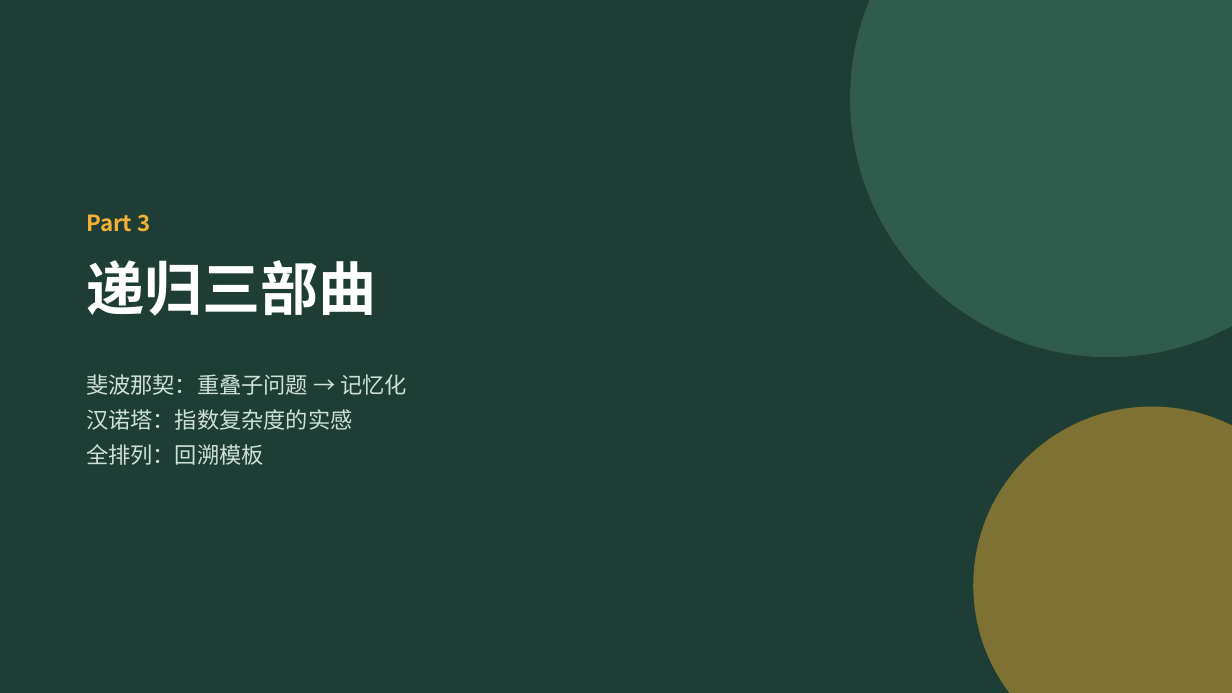
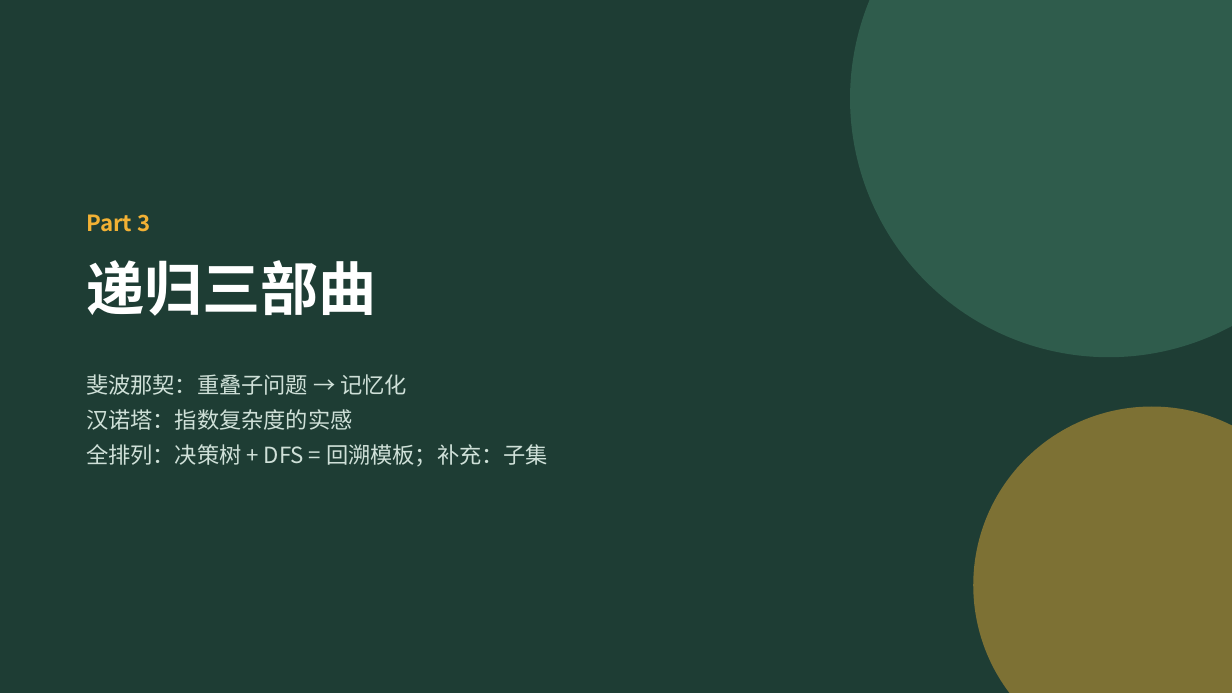
Before and after one commit to GMyhf/2026fall-cs101, a slide deck: slide 17 of courseware/202610_ADS_W08_Recursion.pptx. Drawn at 1232x693 pixels with LibreOffice and Linux fonts; fonts in the diff are those of the drawing. Boxes give left, top, right and bottom in pixels: in the first picture for what was removed or moved away, otherwise in the second. Text is boxed around its words. In the diff, an @@ line names an element or a change of style, - is before the commit and + after.

```diff
--- a/courseware/202610_ADS_W08_Recursion.pptx
+++ b/courseware/202610_ADS_W08_Recursion.pptx
@@ text at box(86, 444, 548, 466): text changed @@
-全排列：回溯模板
+全排列：决策树 + DFS = 回溯模板；补充：子集
```
Also in this commit, not shown: 16 other slides changed, 6 slides added, 9 other files.
